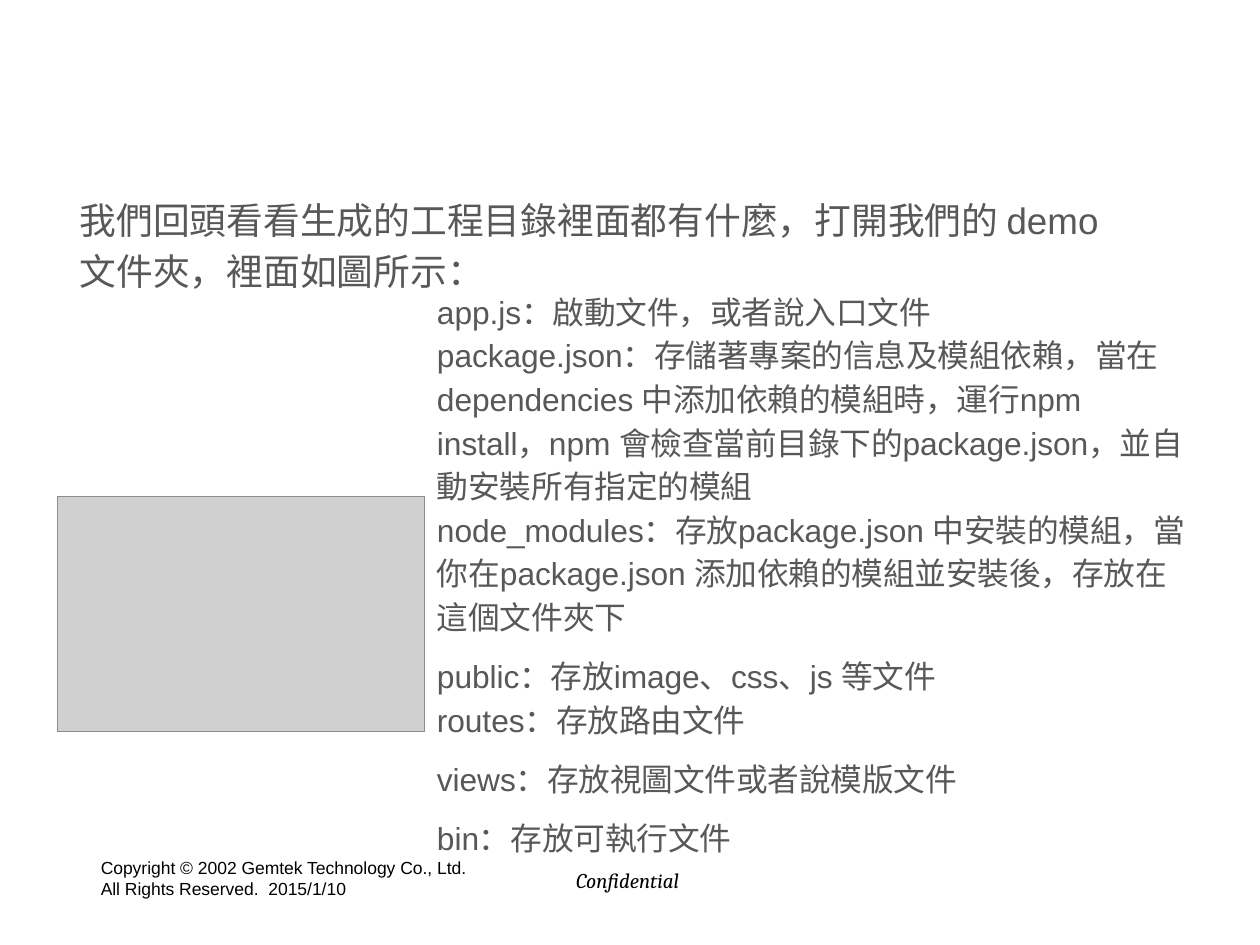
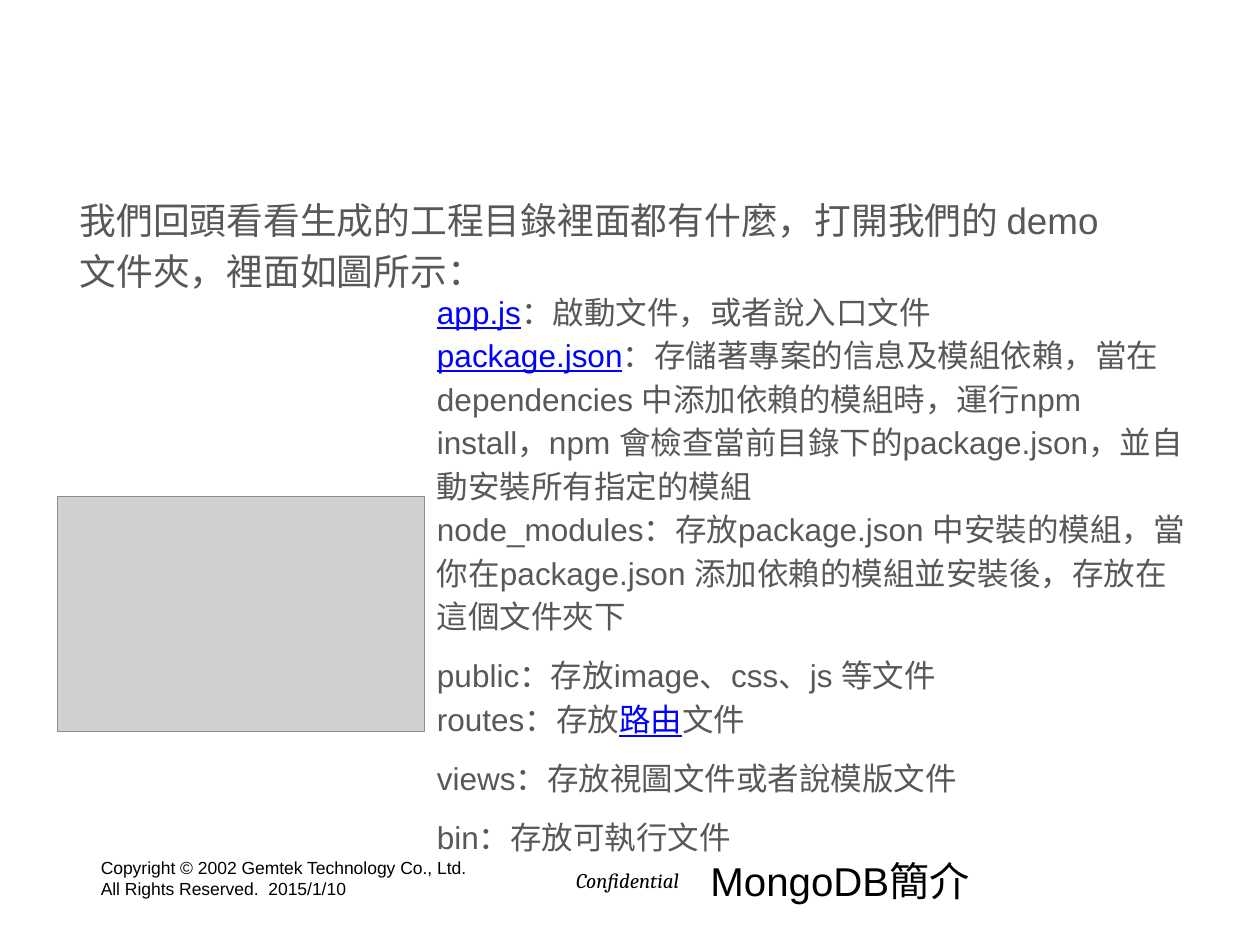
Before and after one commit to hyper570908/demo, a slide deck: slide 23 of doc/GIot_Session2.pptx (slide 25 before the commit). Drawn at 1260x945 pixels with LibreOffice and Linux fonts; fonts in the diff are those of the drawing; grey boxes stand for pictures; background and template pictures are left out. Boxes give left, top, right and bottom in pixels: in the first picture for what was removed or moved away, otherwise in the second. Text is boxed around its words. In the diff, an @@ line names an element or a change of style, - is before the commit and + after.

```diff
--- a/doc/GIot_Session2.pptx
+++ b/doc/GIot_Session2.pptx
@@ text at (437, 299, 1185, 737): text colour #585858 to #0000FF, underline on in "app.js：啟動文件，或者說入口文件 package.json：存儲著專案的信息及模組依賴，當在dependencie ...", "routes：存放路由文件" @@
@@ text added at (710, 864, 970, 904), 23 pt, text #000000 @@
+MongoDB簡介
```
Also in this commit, not shown: 31 other slides changed, 9 slides added, 11 slides removed.
